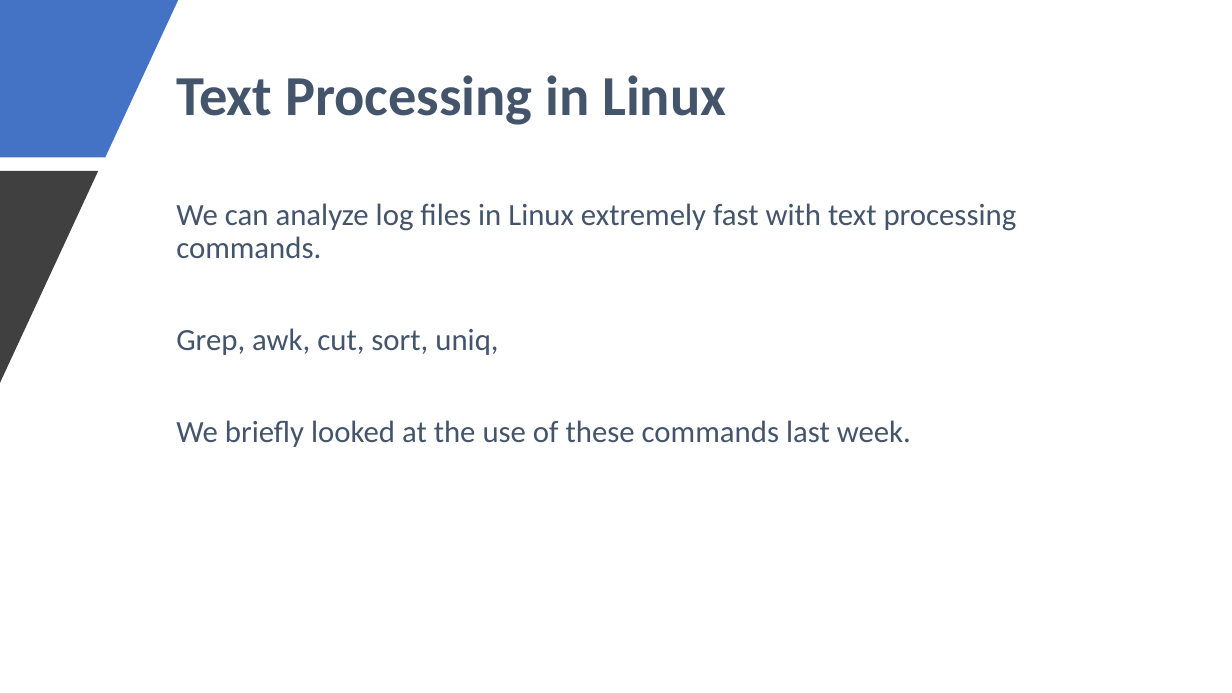
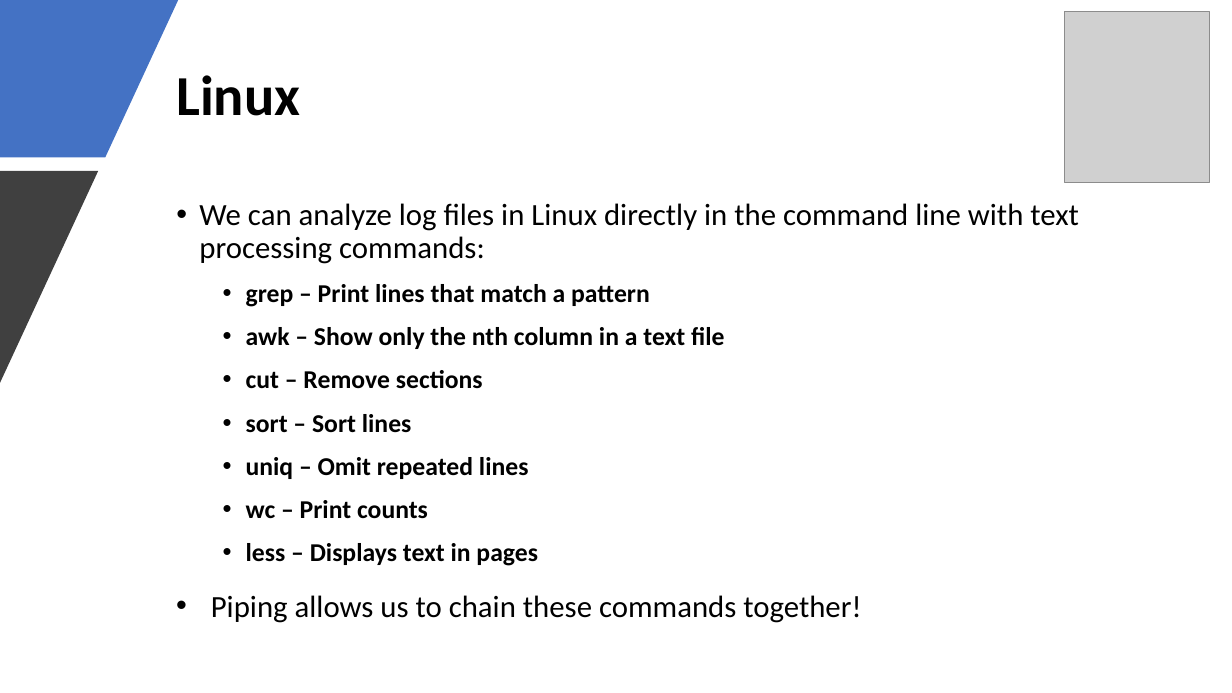
Before and after one commit to zmewshaw/cyber, a slide deck: slide 6 of presentations/Introduction to Log File Analysis.pptx (slide 5 before the commit). Drawn at 1232x693 pixels with LibreOffice and Linux fonts; fonts in the diff are those of the drawing; grey boxes stand for pictures. Boxes give left, top, right and bottom in pixels: in the first picture for what was removed or moved away, otherwise in the second. Text is boxed around its words. In the diff, an @@ line names an element or a change of style, - is before the commit and + after.

```diff
--- a/presentations/Introduction to Log File Analysis.pptx
+++ b/presentations/Introduction to Log File Analysis.pptx
@@ picture added at bbox=[1066, 11, 1210, 182] @@
@@ title at bbox=[176, 75, 300, 116]: text changed; text colour #44546A to #000000 @@
-Text Processing in Linux
+Linux
@@ text at bbox=[199, 203, 1079, 566]: text changed; size 24 to 20 pt; text colour #44546A to #000000; bold on @@
-We can analyze log files in Linux extremely fast with text processing commands.
-Grep, awk, cut, sort, uniq,
-We briefly looked at the use of these commands last week.
+• We can analyze log files in Linux directly in the command line with text processing commands:
+  • grep – Print lines that match a pattern
+  • awk – Show only the nth column in a text file
+  • cut – Remove sections
+  • sort – Sort lines
+  • uniq – Omit repeated lines
+  • wc – Print counts
+  • less – Displays text in pages
@@ text added at bbox=[211, 595, 861, 623], 24 pt, text #000000 @@
+• Piping allows us to chain these commands together!
```
Also in this commit, not shown: 5 other slides changed, 12 slides added, 9 slides removed, 1 other file.
